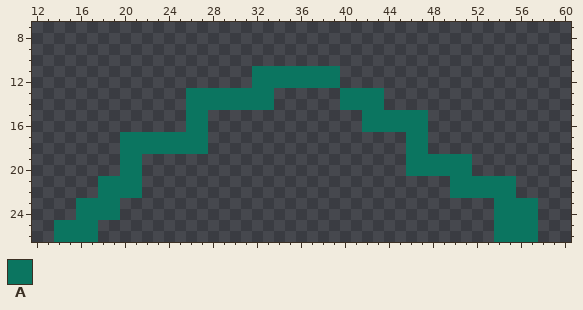
Sprite sheet -- pongball/kick_3_1.png. This is how it looked before the edit.
The file is 222x81 pixels, drawn in blocks of 3x3; one block is one cell here. Shown: x 12..60, y 7..26.
Palette (. is transparent): A #0b7560
Pixels before, first column x 14:
11 ..................AAAAAAAA..................
12 ..................AAAAAAAA..................
13 ............AAAAAAAA......AAAA..............
14 ............AAAAAAAA......AAAA..............
15 ............AA..............AAAAAA..........
16 ............AA..............AAAAAA..........
17 ......AAAAAAAA..................AA..........
18 ......AAAAAAAA..................AA..........
19 ......AA........................AAAAAA......
20 ......AA........................AAAAAA......
21 ....AAAA............................AAAAAA..
22 ....AAAA............................AAAAAA..
23 ..AAAA..................................AAAA
24 ..AAAA..................................AAAA
25 AAAA....................................AAAA
26 AAAA....................................AAAA
Once edited:
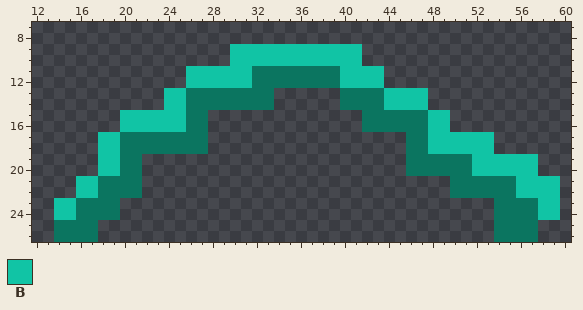
Colours new in this view: B #11c4a5
Diff:
Changed rows in their new state; - is an unchanged pixel.
first column x 14:
 9 ----------------BBBBBBBBBBBB------------------
10 ----------------BBBBBBBBBBBB------------------
11 ------------BBBBBB--------BBBB----------------
12 ------------BBBBBB--------BBBB----------------
13 ----------BB------------------BBBB------------
14 ----------BB------------------BBBB------------
15 ------BBBBBB----------------------BB----------
16 ------BBBBBB----------------------BB----------
17 ----BB----------------------------BBBBBB------
18 ----BB----------------------------BBBBBB------
19 ----BB--------------------------------BBBBBB--
20 ----BB--------------------------------BBBBBB--
21 --BB--------------------------------------BBBB
22 --BB--------------------------------------BBBB
23 BB------------------------------------------BB
24 BB------------------------------------------BB
